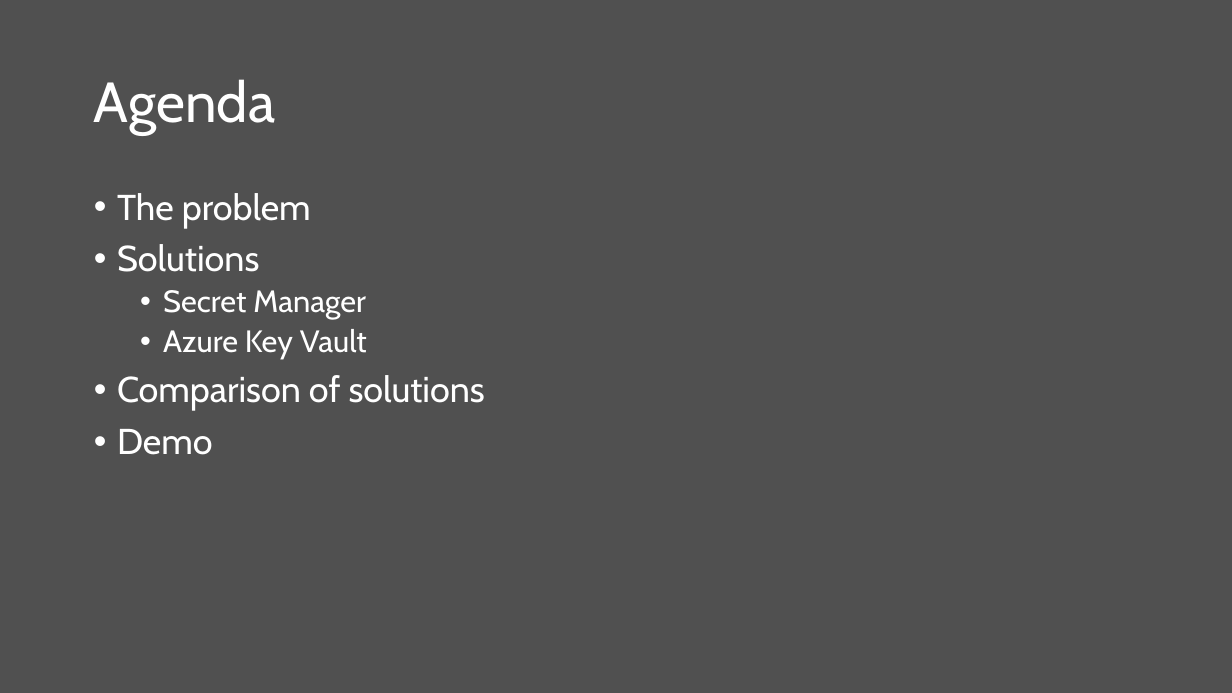
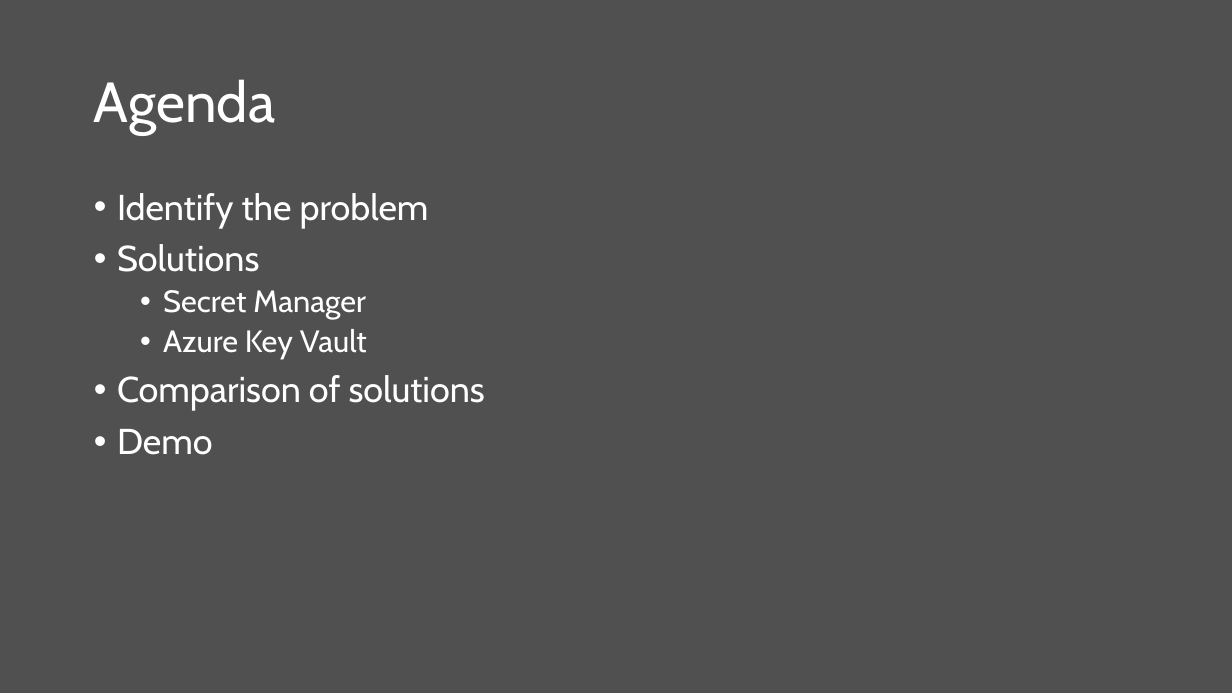
Before and after one commit to scottaddie/slide-decks, a slide deck: slide 2 of Protecting App Secrets.pptx. Drawn at 1232x693 pixels with LibreOffice and Linux fonts; fonts in the diff are those of the drawing. Boxes give left, top, right and bottom in pixels: in the first picture for what was removed or moved away, otherwise in the second. Text is boxed around its words. In the diff, an @@ line names an element or a change of style, - is before the commit and + after.

```diff
--- a/Protecting App Secrets.pptx
+++ b/Protecting App Secrets.pptx
@@ text at (117,193,429,228): text changed @@
-• The problem
+• Identify the problem
```
Also in this commit, not shown: 3 other slides changed, 2 slides added.
